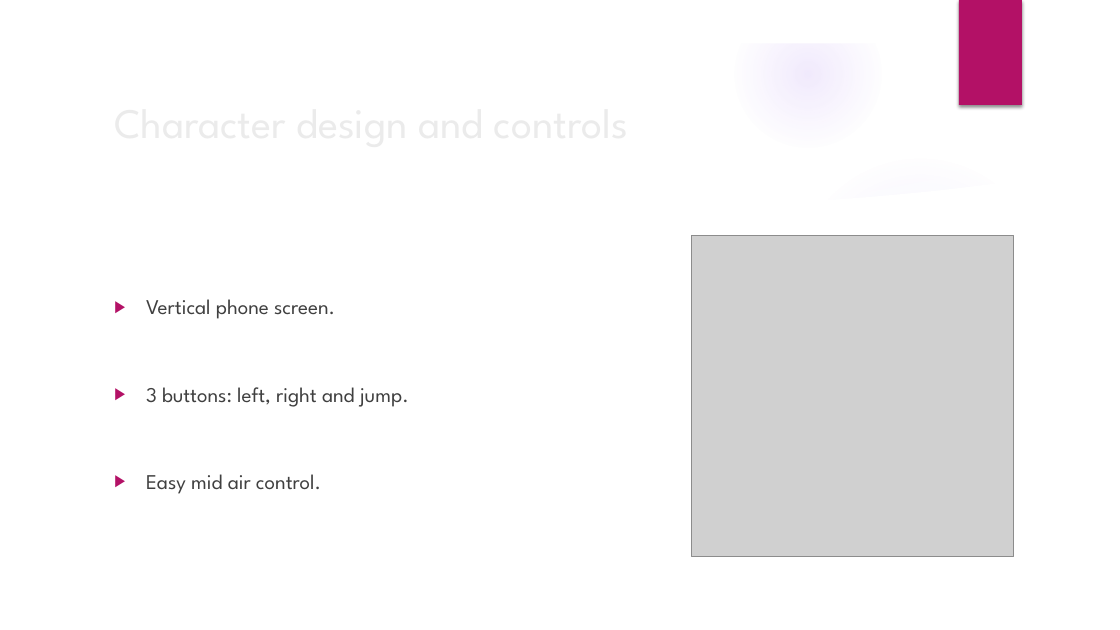
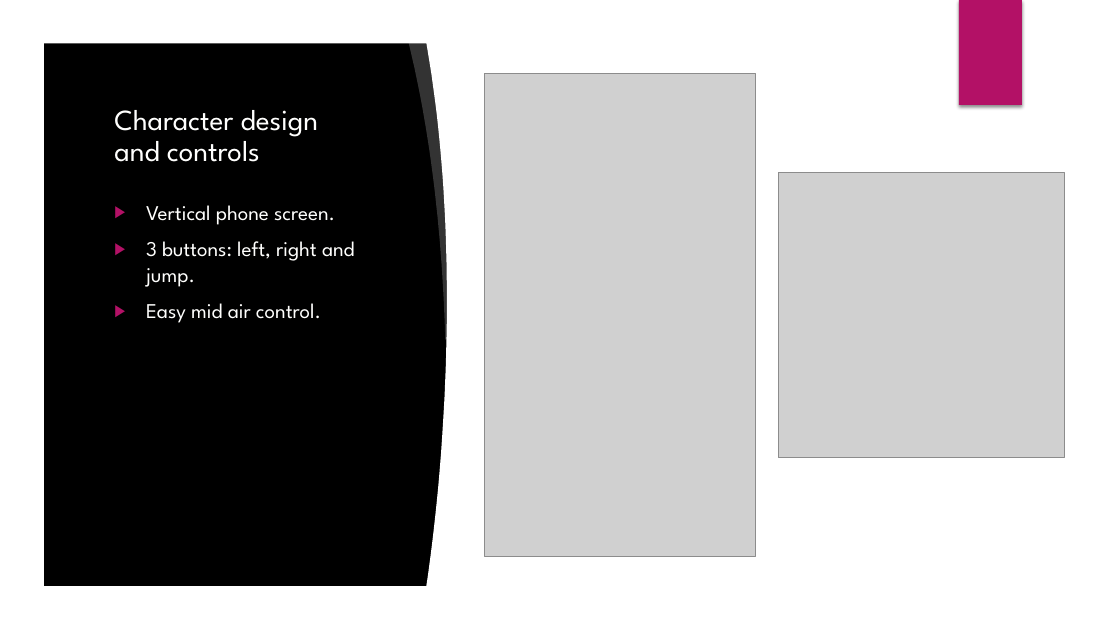
Before and after one commit to dawidK5/NinjaBall, a slide deck: slide 4 of pitchNinja Ball.pptx. Drawn at 1120x630 pixels with LibreOffice and Linux fonts; fonts in the diff are those of the drawing; grey boxes stand for pictures; background and template pictures are left out. Boxes give left, top, right and bottom in pixels: in the first picture for what was removed or moved away, otherwise in the second. Text is boxed around its words. In the diff, an @@ line names an element or a change of style, - is before the commit and + after.

```diff
--- a/pitchNinja Ball.pptx
+++ b/pitchNinja Ball.pptx
@@ freeform shape at box(0, 0, 1120, 630): fill #FFFFFF to #000000 @@
@@ freeform shape added at box(0, 0, 1120, 630), fill #FFFFFF @@
@@ freeform shape added at box(408, 35, 472, 341), fill #FFFFFF at 20% opacity @@
@@ freeform shape added at box(426, 37, 1082, 594), fill #FFFFFF @@
@@ title "Character design and controls" at box(114, 110, 318, 162): size 36 to 25 pt, text colour #EBEBEB to #FFFFFE; line spacing 1 to 0.9 @@
@@ picture added at box(485, 74, 756, 556) @@
@@ freeform shape at box(779, 140, 1085, 231): fill #FFFFFF at 20% opacity to #000000 at 20% opacity @@
@@ freeform shape at box(42, 171, 1078, 588): fill #FFFFFF to #000000 @@
@@ picture: place and size @@
-picture at box(691, 235, 1014, 557)
+picture at box(779, 172, 1065, 458)
@@ text "Vertical phone screen.": place and size @@
-text "Vertical phone screen." at box(146, 299, 409, 494)
+text "Vertical phone screen." at box(146, 205, 355, 323)
@@ text "Vertical phone screen." at box(146, 205, 355, 323): text colour #404040 to #FFFFFE; line spacing 3 to 1 @@
```
Also in this commit, not shown: 2 other slides changed, 1 other file.
